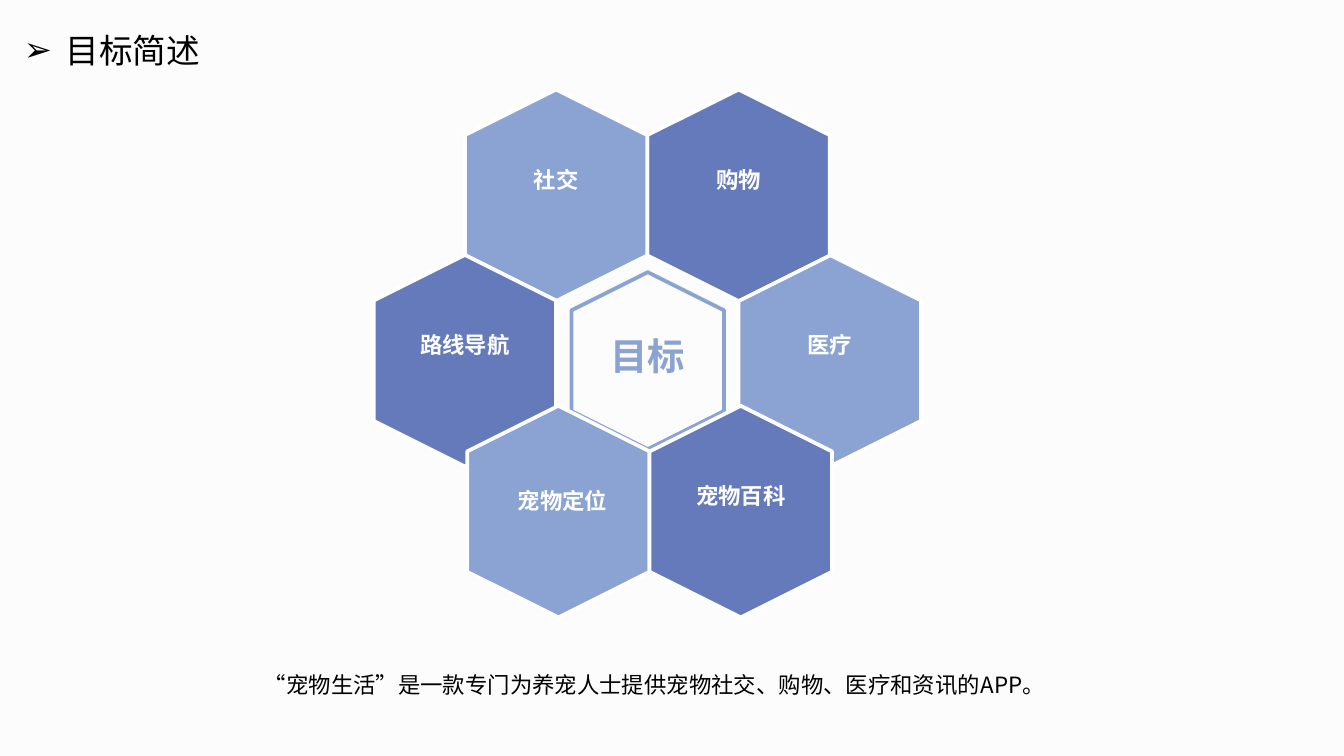
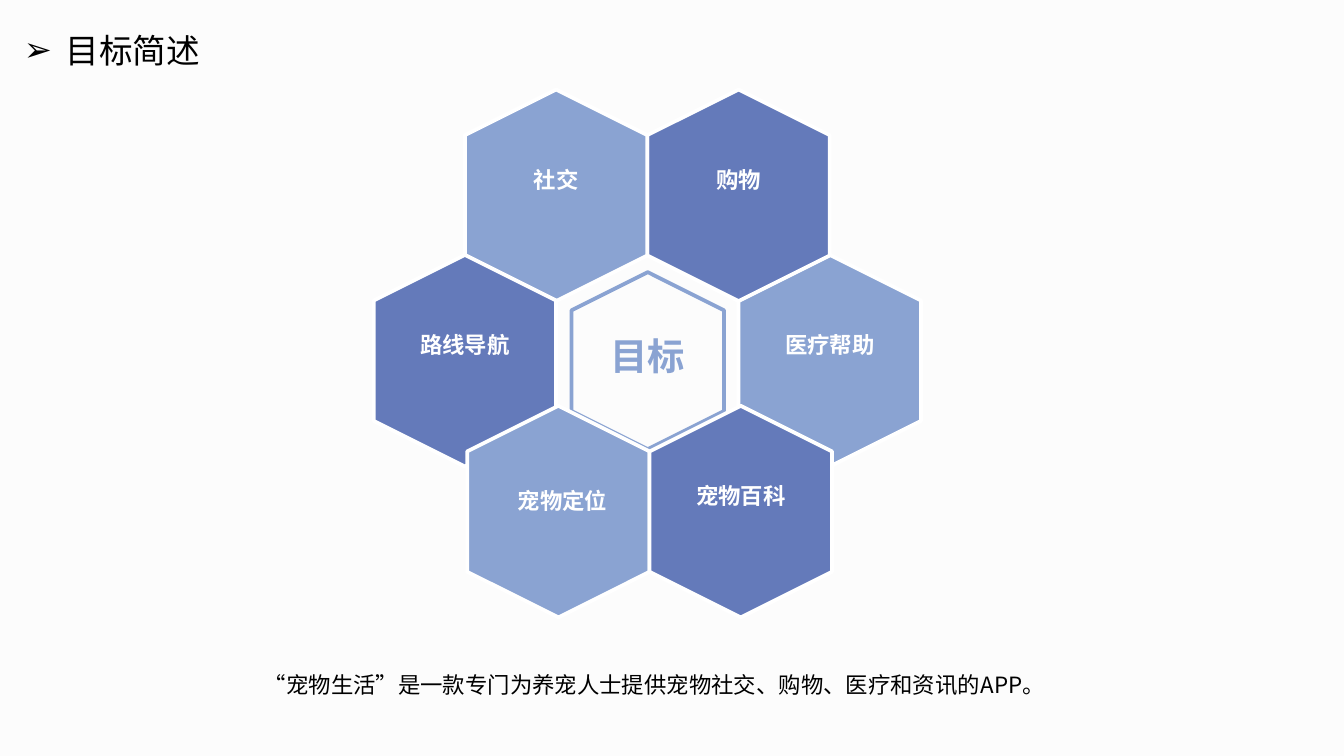
Before and after one commit to wenwudeng/MyDocument, a slide deck: slide 5 of 中期答辩/宠物生活APP的设计与实现.pptx. Drawn at 1344x756 pixels with LibreOffice and Linux fonts; fonts in the diff are those of the drawing. Boxes give left, top, right and bottom in pixels: in the first picture for what was removed or moved away, otherwise in the second. Text is boxed around its words. In the diff, an @@ line names an element or a change of style, - is before the commit and + after.

```diff
--- a/中期答辩/宠物生活APP的设计与实现.pptx
+++ b/中期答辩/宠物生活APP的设计与实现.pptx
@@ text at [785, 334, 875, 355]: text changed @@
-医疗
+医疗帮助
```
Also in this commit, not shown: 9 other slides changed, 1 slide added.
